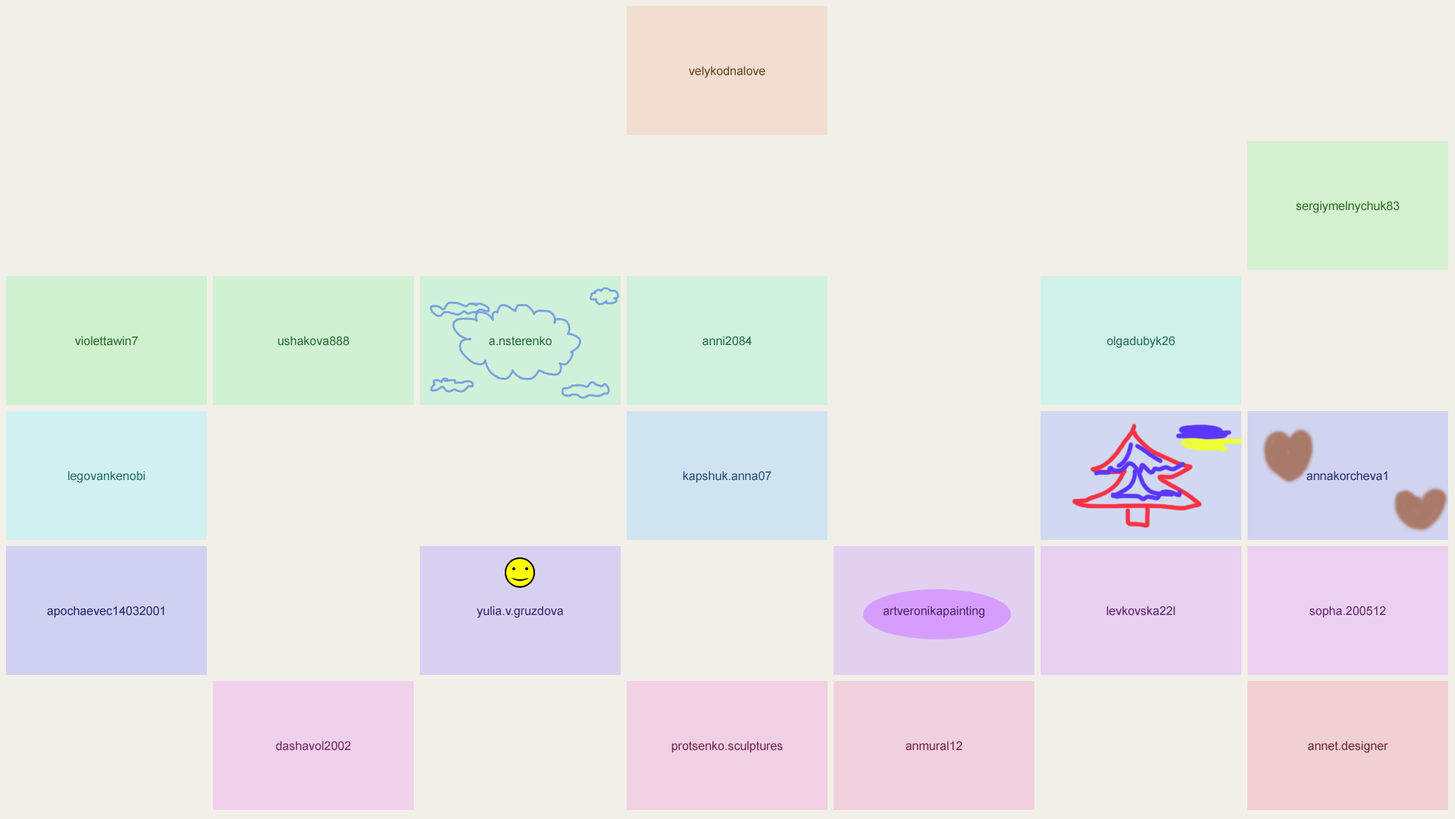
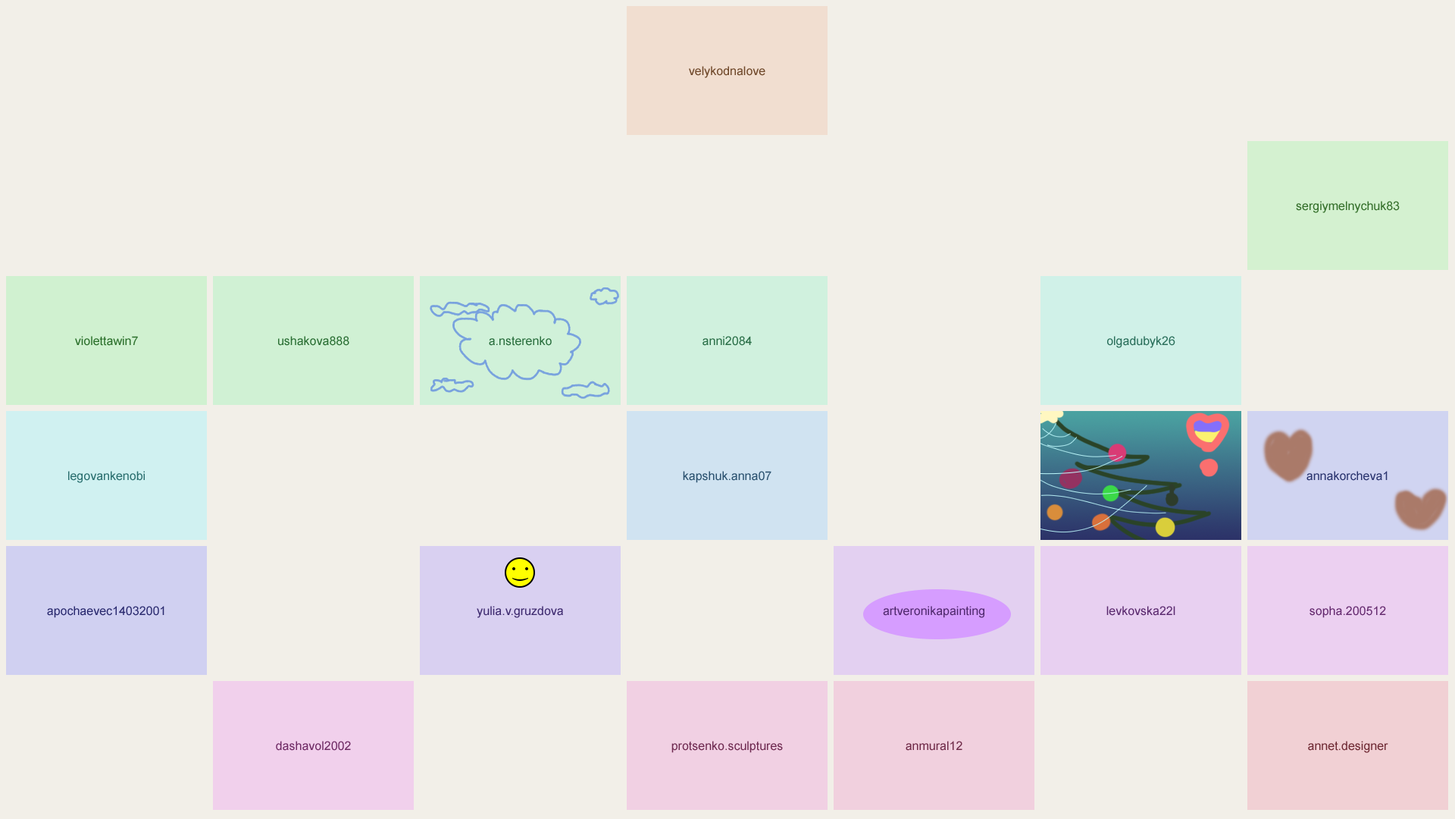
Revision of a layered w=1455, h=819 image; what changed, layer by layer:
painted on "tigerstar0427.png" over [1040, 410, 1242, 540]
